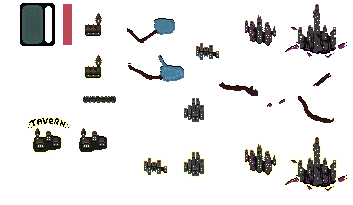
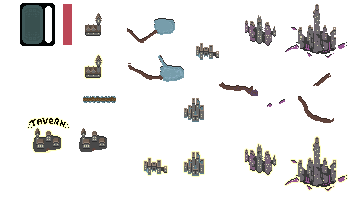
Layers edited between the first and the second 353 x 205 image:
pixels changed over [30, 4, 347, 191] (layer not identified)
